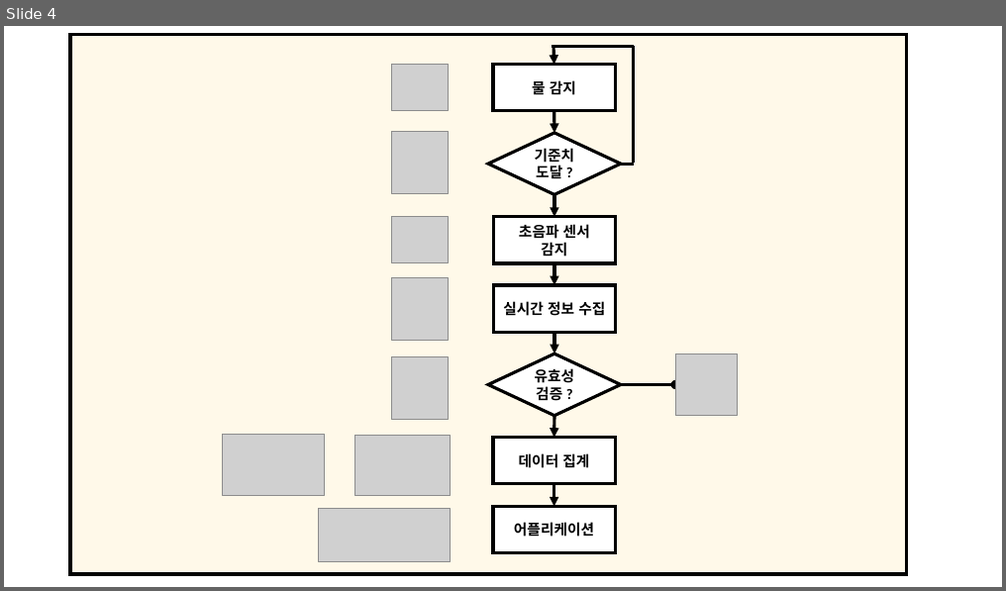
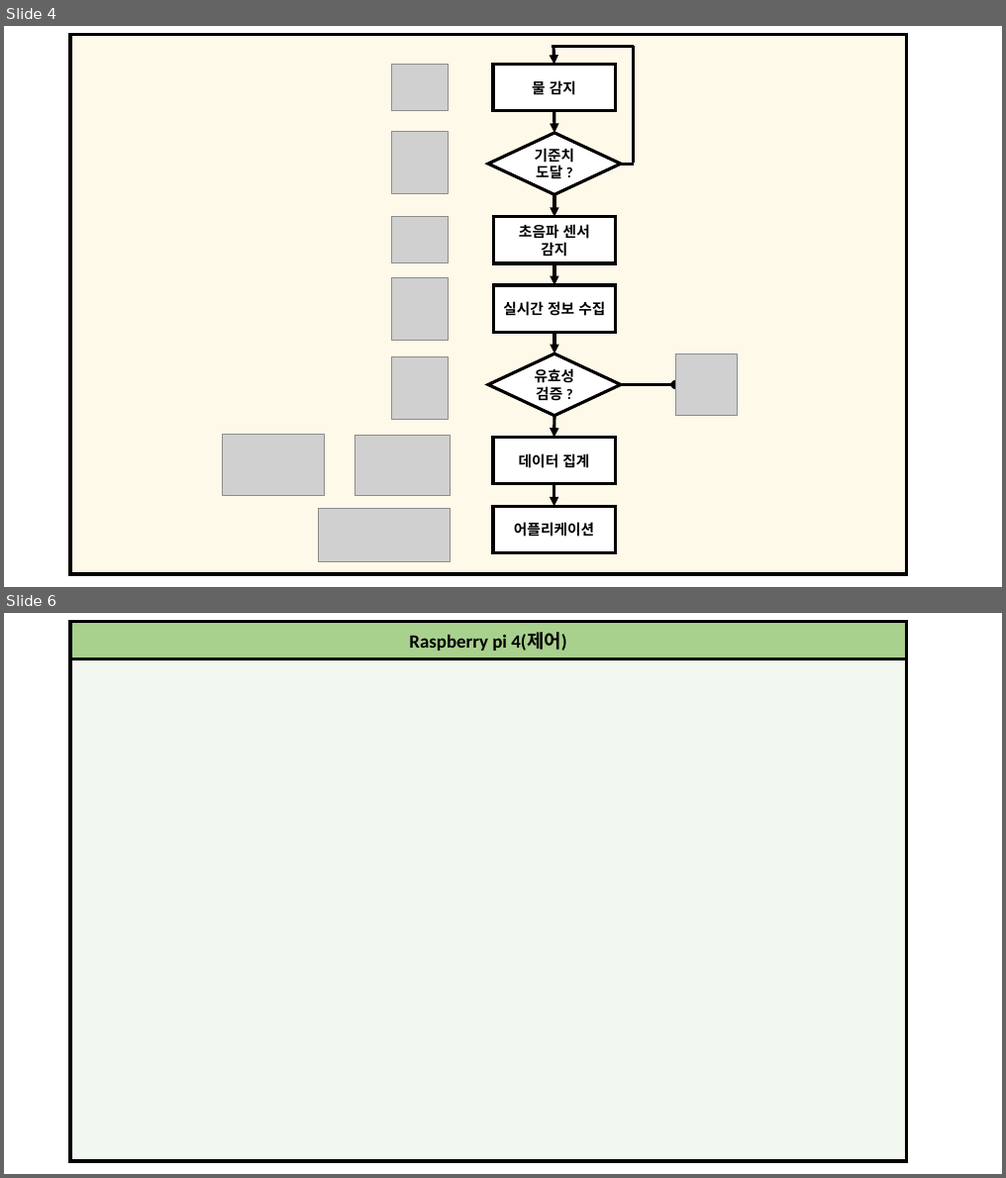
Before and after one commit to hyu-embedded/Embedded_Contest2022, a slide deck: Figure_file_1.pptx. Shown one above the other, each under a label of ours: slide 4 before the commit, slides 4 and 6 after it; the slides between them are not shown. The pictures are 1006x591 and 1006x1178 pixels, drawn with LibreOffice and Linux fonts; fonts in the diff are those of the drawing; grey boxes stand for pictures. Boxes give left, top, right and bottom in pixels: in the first picture for what was removed or moved away, otherwise in the second. Text is boxed around its words. In the diff, an @@ line names an element or a change of style, - is before the commit and + after.

```diff
--- a/Figure_file_1.pptx
+++ b/Figure_file_1.pptx
@@ slide 6 added at (x1=4, y1=613, x2=1002, y2=1174), background #FFFFFF @@
@@ rectangle added at (x1=70, y1=621, x2=907, y2=1161), fill #E2F0D9 at 42% opacity, outline #000000 3 pt @@
@@ rectangle added at (x1=70, y1=621, x2=907, y2=659), fill #A9D18E, outline #000000 3 pt, 18 pt, text #000000, bold @@
+Raspberry pi 4(제어)
```
Also in this commit, not shown: 6 other slides added, 3 other files.
